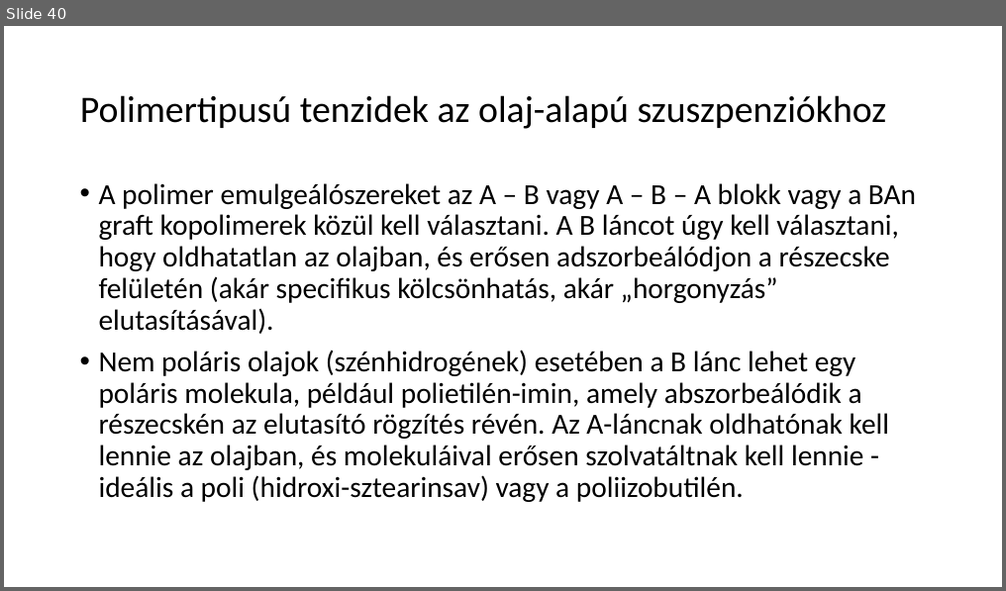
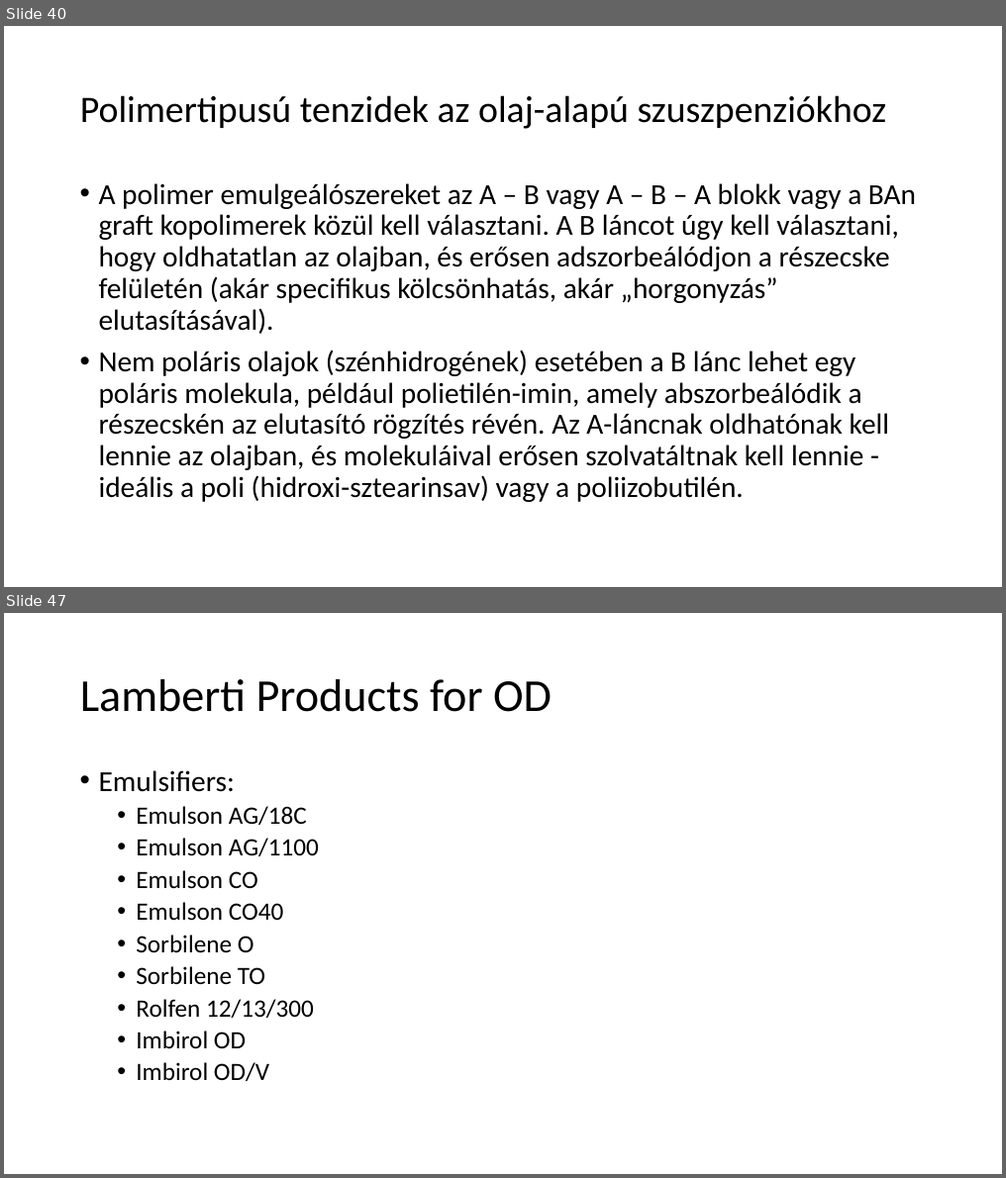
Before and after one commit to LilianaBohus/chemistry-presenations, a slide deck: oil-based-suspensions.ppt. Shown one above the other, each under a label of ours: slide 40 before the commit, slides 40 and 47 after it; the slides between them are not shown. The pictures are 1006x591 and 1006x1178 pixels, drawn with LibreOffice and Linux fonts; fonts in the diff are those of the drawing. Boxes give left, top, right and bottom in pixels: in the first picture for what was removed or moved away, otherwise in the second. Text is boxed around its words. In the diff, an @@ line names an element or a change of style, - is before the commit and + after.

```diff
--- a/oil-based-suspensions.ppt
+++ b/oil-based-suspensions.ppt
@@ slide 47 added at (4,613,1002,1174), background #FFFFFF @@
@@ title added at (80,679,551,712), 44 pt, text #000000 @@
+Lamberti Products for OD
@@ text added at (99,770,319,1081), 24 pt, text #000000 @@
+• Emulsifiers:
+  • Emulson AG/18C
+  • Emulson AG/1100
+  • Emulson CO
+  • Emulson CO40
+  • Sorbilene O
+  • Sorbilene TO
+  • Rolfen 12/13/300
+  • Imbirol OD
+  • Imbirol OD/V
```
Also in this commit, not shown: 9 slides changed, 1 slide removed.
